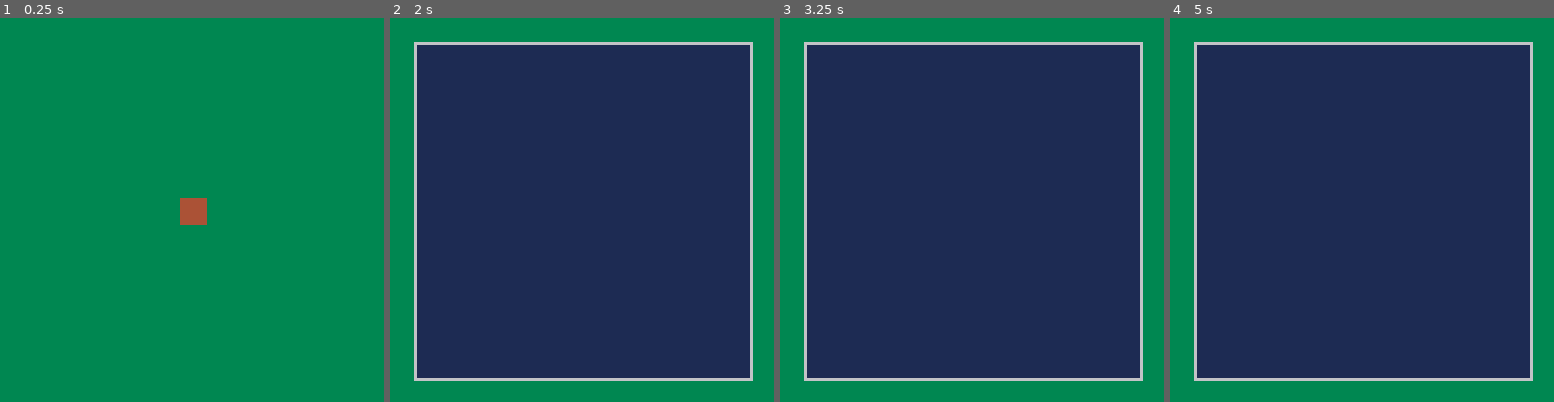
Above: before the commit, frames 1-4 (left to right).
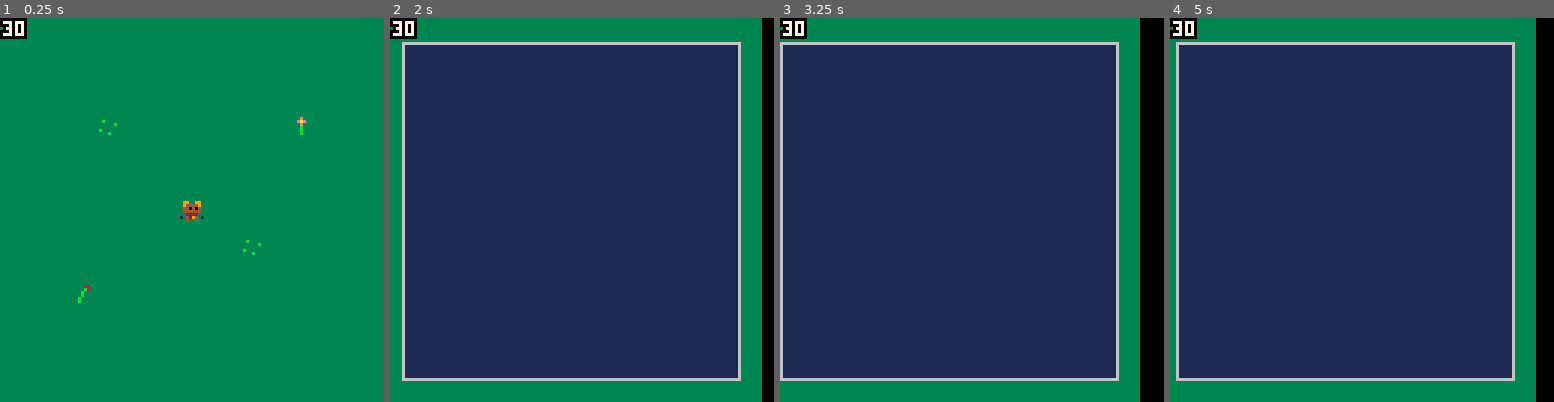
Above: after the commit, the same moments.

Repository: scizzorz/bare-quest-pico8
Game: PICO-8 cartridge barequest.p8
The game is run twice, just before and just after one commit, with the same random seed, the same clock (stepped at 60 frames per second) and the same inputs.
Inputs:
- Up to frame 1 (0.25 s): no input
- Up to frame 2 (2 s): tap X (X key) at 0.33, 1.07, 1.85 s; tap O (Z key) at 0.7, 1.7 s; hold Right from 1.6 s (still down)
- Up to frame 3 (3.25 s): release Right at 2.1 s; tap O (Z key) at 2.1, 2.5, 2.9 s; hold Up 2.15-2.42 s; hold Right 2.47-3.03 s; tap X (X key) at 2.97 s; hold Left from 3.08 s (still down)
- Up to frame 4 (5 s): tap O (Z key) every 0.4 s from 3.3 to 4.9 s; release Left at 3.58 s; hold Down 3.63-3.97 s; hold Right 4.02-4.68 s; tap X (X key) at 4.08 s; hold Up from 4.73 s (still down)

The runs differ from the first frame. In frame 1, 0.9% of the frame differs, in the area x 0-80%, y 0-75%; in frame 2, 10%; in frame 3, 18%, in the area x 0-100%, y 0-100%; in frame 4, 15%.

Commit message:
Add basic sprite and animation code

Diff:
--- a/barequest.p8
+++ b/barequest.p8
@@ -118,27 +118,135 @@
 b_x = 5
 b_pause = 6
 
-
--->8
--- demo
+-->8
+-- animations
+_anim = _object:extend()
+
+function _anim:init(frames)
+  self.step = 0
+  self.cur = 1
+  self.frames = frames
+end
+
+function _anim:next()
+  self.cur += 1
+  if self.cur == #self.frames + 1 then
+    self.cur = 1
+  end
+
+  return self.frames[self.cur]
+end
+
+function _anim:update()
+  self.step += 1
+  if (self.step % 3) == 0 then
+    self:next()
+  end
+
+  return self.frames[self.cur]
+end
+
+function _anim:frame()
+  return self.frames[self.cur]
+end
+
+function _anim:copy()
+  return _anim(self.frames)
+end
+
+
+-->8
+-- sprites
+_sprite = _object:extend()
+
+function _sprite:init(anims, palette)
+  self.anims = anims
+  self.palette = palette
+  self.x = 0
+  self.y = 0
+end
+
+function _sprite:draw()
+  pal()
+  if self.palette then
+    self:palette()
+  end
+
+  spr(self.tile, self.x, self.y)
+end
+
+function _sprite:update()
+  if self.anim then
+    self.tile = self.anim:update()
+  end
+end
+
+function _sprite:set_anim(to)
+  self.anim = self.anims[to]
+  if type(self.anim) == "number" then
+    self.tile = self.anim
+    self.anim = nil
+  end
+end
+
+hero_anims = {
+  idle_down = 1,
+  idle_up = 17,
+  idle_right = 33,
+  idle_left = 49,
+  walk_down = _anim({1, 2, 1, 3}),
+  walk_up = 17,
+  walk_right = 33,
+  walk_left = 49,
+}
+
 function world()
-  local x, y = 60, 60
+  local camera_x, camera_y = 0, 0
+  local hero = _sprite(hero_anims, function() palt(c_black, false) palt(c_red, true) end)
+  hero.x = 60
+  hero.y = 60
+  hero:set_anim("walk_down")
+  hero.dir = "down"
 
   return {
     update = function()
-      if btn(b_left) then x -= 1 end
-      if btn(b_right) then x += 1 end
-      if btn(b_up) then y -= 1 end
-      if btn(b_down) then y += 1 end
+      if btn(b_left) then
+        hero.x -= 1
+        hero:set_anim("walk_left")
+        hero.dir = "left"
+      elseif btn(b_right) then
+        hero.x += 1
+        hero:set_anim("walk_right")
+        hero.dir = "right"
+      elseif btn(b_up) then
+        hero.y -= 1
+        hero:set_anim("walk_up")
+        hero.dir = "up"
+      elseif btn(b_down) then
+        hero.y += 1
+        hero:set_anim("walk_down")
+        hero.dir = "down"
+      else
+        hero:set_anim("idle_" .. hero.dir)
+      end
 
       if btnp(4) or btnp(5) then
         game.push(menu())
       end
+
+      hero:update()
     end,
 
     draw = function()
-      rectfill(0, 0, 128, 128, c_darkgreen)
-      rectfill(x, y, x + 8, y + 8, c_brown)
+      cls()
+      pal()
+
+      camera_x, camera_y = max(0, min(hero.x - 60, 897)), max(0, min(hero.y - 60, 385))
+      camera(camera_x, camera_y)
+      map(0, 0, 0, 0, 128, 64)
+      tprint(stat(7), camera_x + 1, camera_y + 1, c_white, c_black)
+
+      hero:draw()
     end,
   }
 end
@@ -165,14 +273,14 @@
 function _draw() game.draw() end
 function _update() game.update() end
 __gfx__
-00000000888888880000000000000000000000000000000000000000000000000000000000000000000000000000000000000000000000000000000000000000
-00000000899889980000000000000000000000000000000000000000000000000000000000000000000000000000000000000000000000000000000000000000
-00700700894444980000000000000000000000000000000000000000000000000000000000000000000000000000000000000000000000000000000000000000
-00077000844040480000000000000000000000000000000000000000000000000000000000000000000000000000000000000000000000000000000000000000
-00077000844444480000000000000000000000000000000000000000000000000000000000000000000000000000000000000000000000000000000000000000
-00700700882222880000000000000000000000000000000000000000000000000000000000000000000000000000000000000000000000000000000000000000
-00000000184294810000000000000000000000000000000000000000000000000000000000000000000000000000000000000000000000000000000000000000
-00000000884884880000000000000000000000000000000000000000000000000000000000000000000000000000000000000000000000000000000000000000
+00000000888888888998899889988998000000000000000000000000000000000000000000000000000000000000000000000000000000000000000000000000
+00000000899889988944449889444498000000000000000000000000000000000000000000000000000000000000000000000000000000000000000000000000
+00700700894444988440404884404048000000000000000000000000000000000000000000000000000000000000000000000000000000000000000000000000
+00077000844040488444444884444448000000000000000000000000000000000000000000000000000000000000000000000000000000000000000000000000
+00077000844444481822228888222281000000000000000000000000000000000000000000000000000000000000000000000000000000000000000000000000
+00700700882222888842948118429488000000000000000000000000000000000000000000000000000000000000000000000000000000000000000000000000
+00000000184294818888848888488888000000000000000000000000000000000000000000000000000000000000000000000000000000000000000000000000
+00000000884884888888888888888888000000000000000000000000000000000000000000000000000000000000000000000000000000000000000000000000
 00000000888888880000000000000000000000000000000000000000000000000000000000000000000000000000000000000000000000000000000000000000
 00000000844884480000000000000000000000000000000000000000000000000000000000000000000000000000000000000000000000000000000000000000
 00000000844444480000000000000000000000000000000000000000000000000000000000000000000000000000000000000000000000000000000000000000
